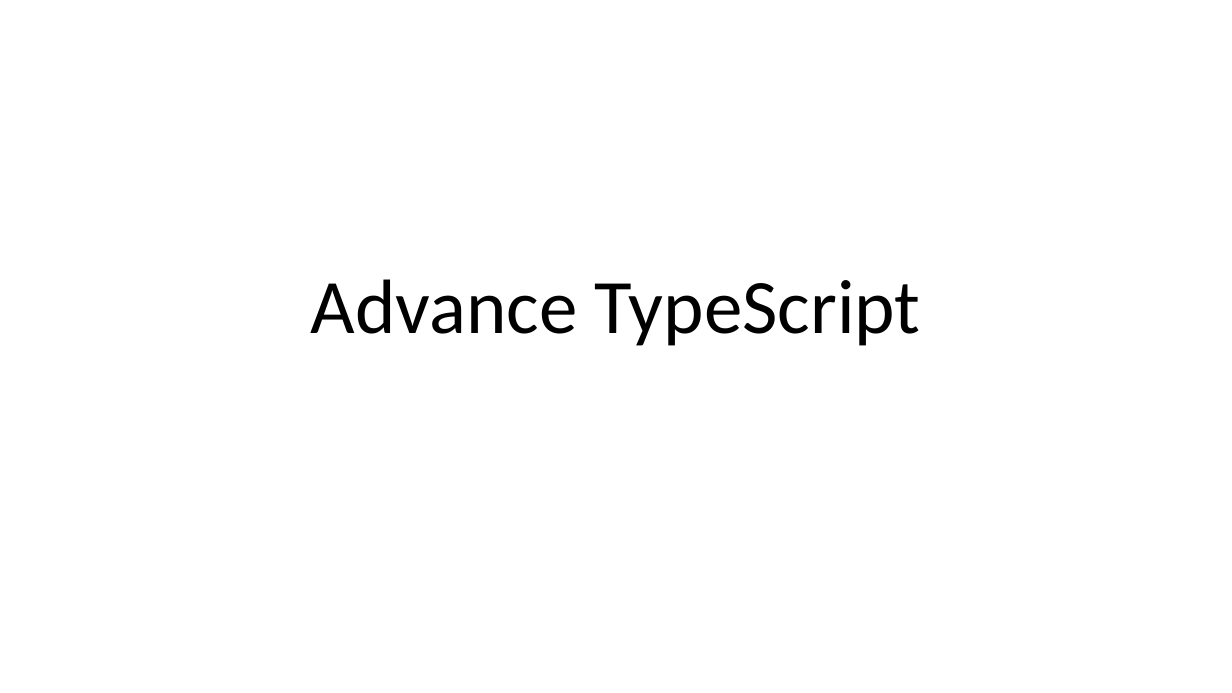
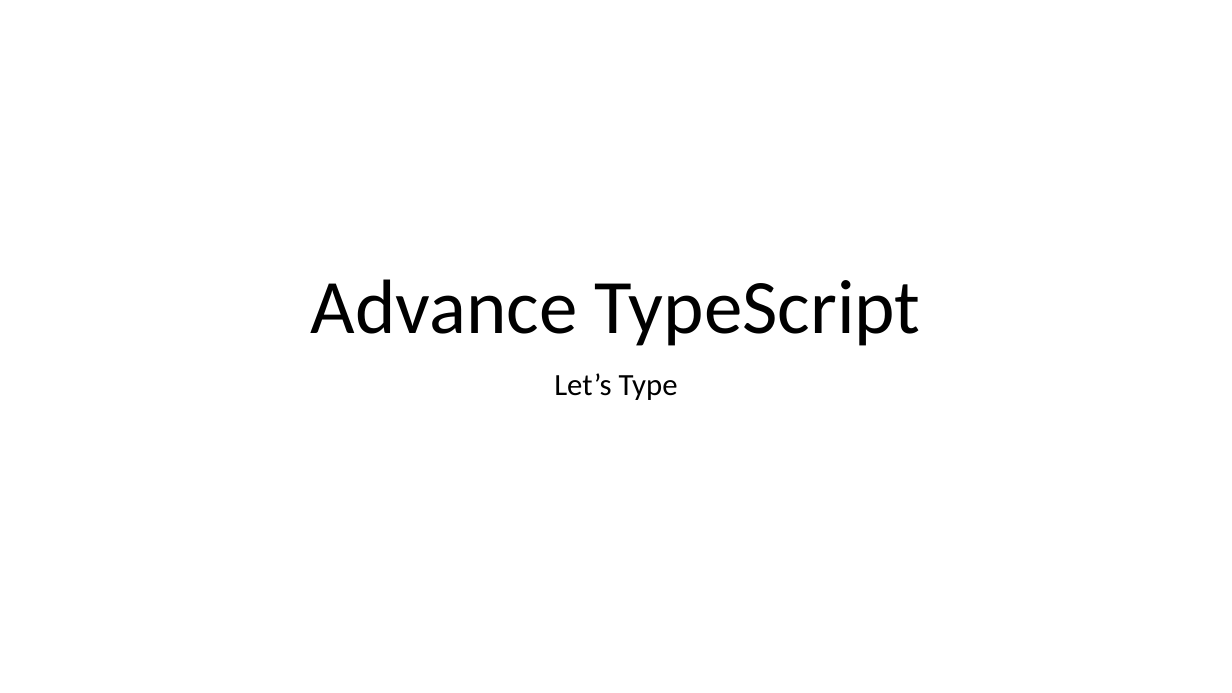
Before and after one commit to MehediKinesso50200/advance-typescript, a slide deck: slide 1 of advance-typescript.pptx. Drawn at 1232x693 pixels with LibreOffice and Linux fonts; fonts in the diff are those of the drawing. Boxes give left, top, right and bottom in pixels: in the first picture for what was removed or moved away, otherwise in the second. Text is boxed around its words. In the diff, an @@ line names an element or a change of style, - is before the commit and + after.

```diff
--- a/advance-typescript.pptx
+++ b/advance-typescript.pptx
@@ subtitle added at [554,373,678,400], 24 pt, text #000000 @@
+Let’s Type
```
Also in this commit, not shown: 2 other slides changed, 1 slide added, 1 other file.
